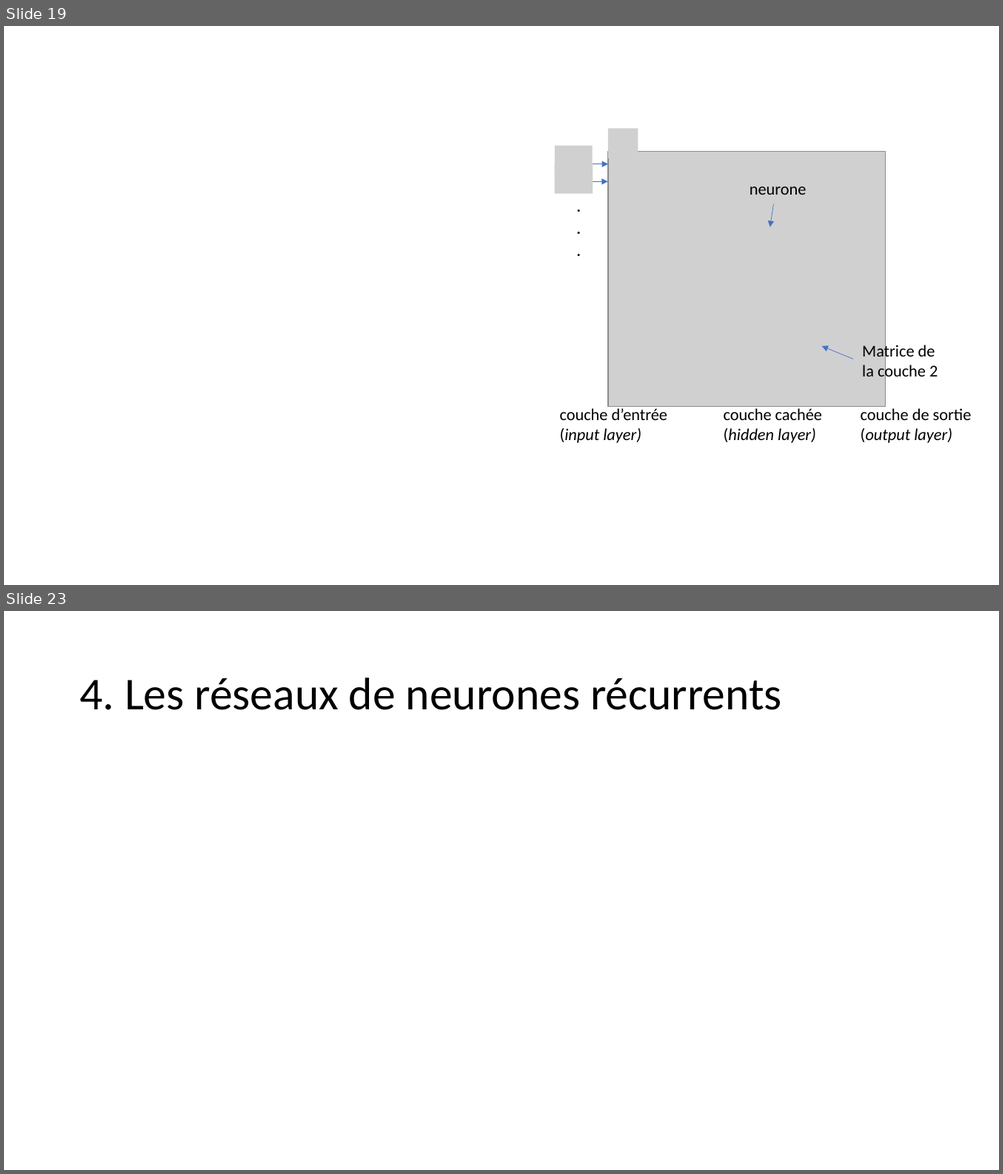
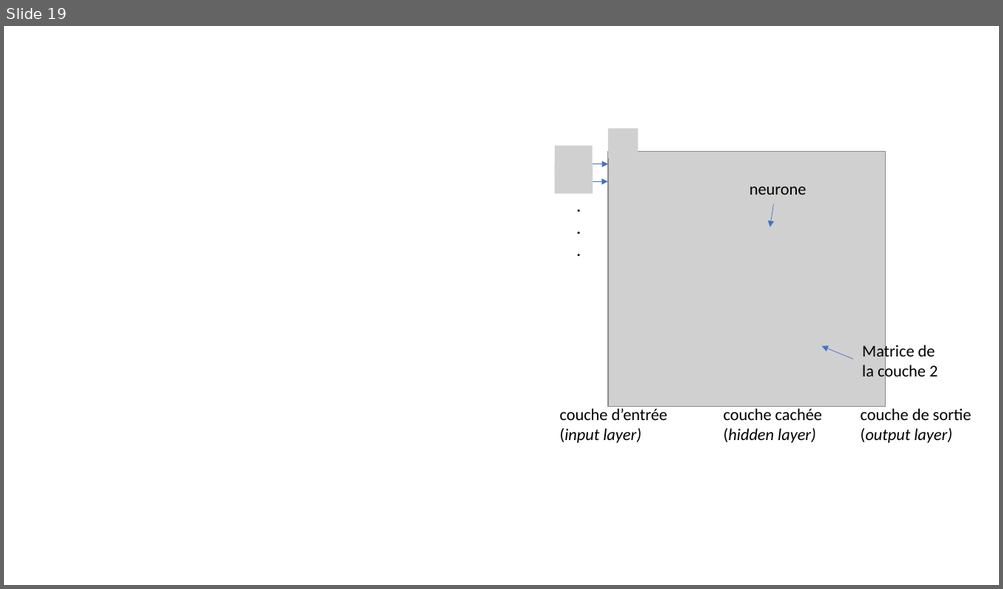
Before and after one commit to jolindien-git/jolindien-git.github.io, a slide deck: Intelligence Artificielle et Analyse de donnees.pptx. Shown one above the other, each under a label of ours: slides 19 and 23 before the commit, slide 19 after it; the slides between them are not shown. The pictures are 1003x1174 and 1003x589 pixels, drawn with LibreOffice and Linux fonts; fonts in the diff are those of the drawing; grey boxes stand for pictures. Boxes give left, top, right and bottom in pixels: in the first picture for what was removed or moved away, otherwise in the second. Text is boxed around its words. In the diff, an @@ line names an element or a change of style, - is before the commit and + after.

```diff
--- a/Intelligence Artificielle et Analyse de donnees.pptx
+++ b/Intelligence Artificielle et Analyse de donnees.pptx
@@ slide 23 removed at (x1=4, y1=611, x2=999, y2=1170), background #FFFFFF @@
@@ title removed at (x1=79, y1=678, x2=782, y2=710) @@
-4. Les réseaux de neurones récurrents
```
Also in this commit, not shown: 7 slides changed, 1 slide added, 3 other slides removed, 2 other files.
